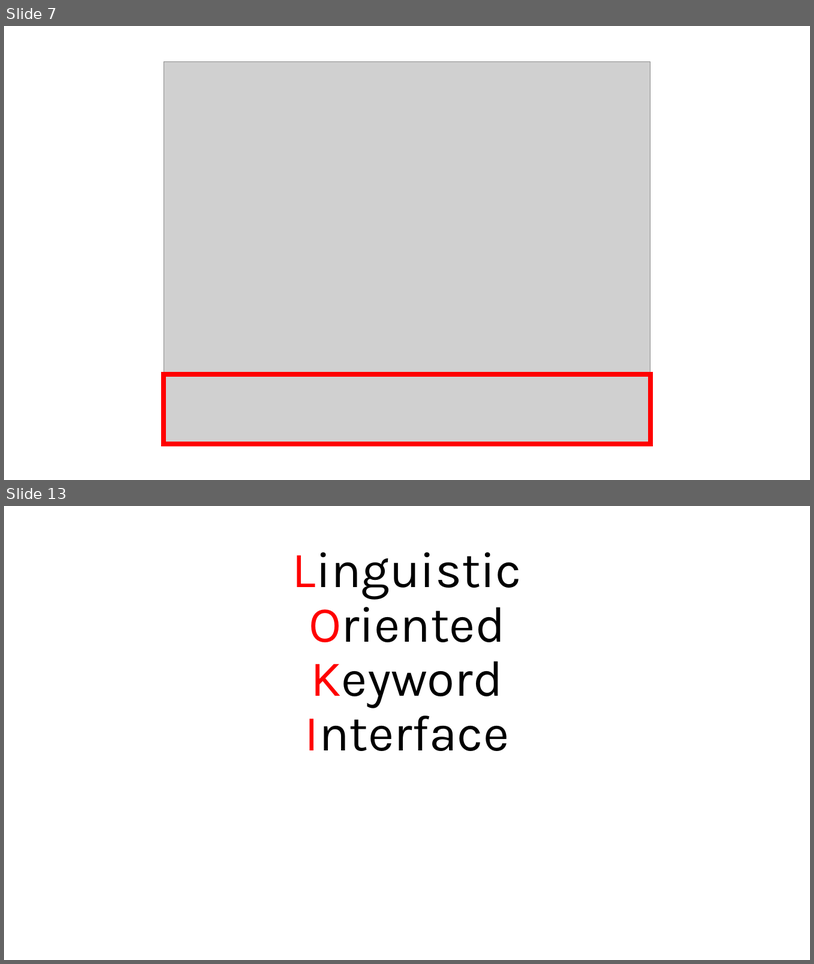
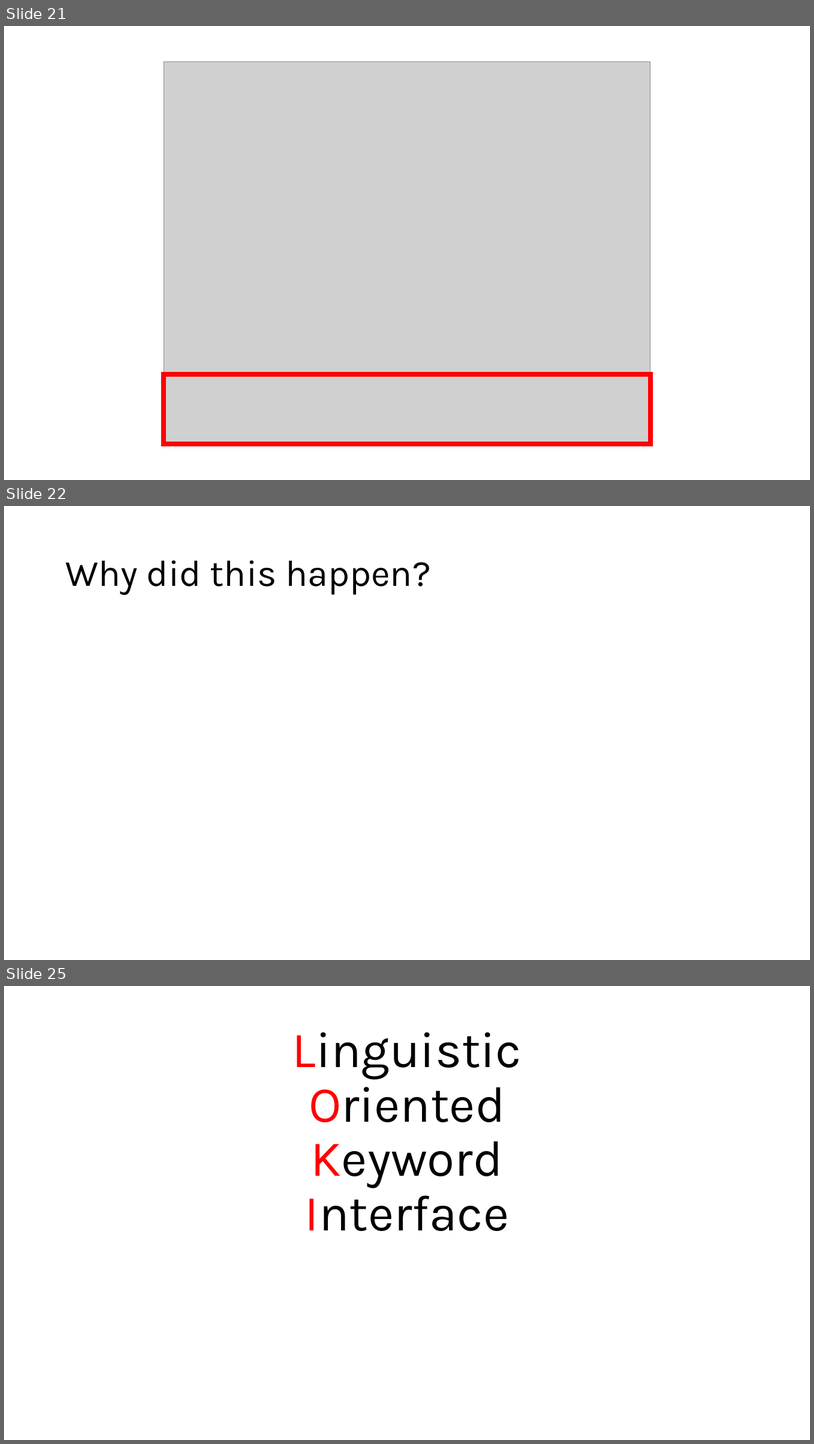
Before and after one commit to MENGHSUANCHUNG/24SS_NLP_workshop, a slide deck: Week07_Comparison/WEEK07.pptx. Shown one above the other, each under a label of ours: slides 7 and 13 before the commit, slides 21, 22 and 25 after it; the slides between them are not shown. The pictures are 814x964 and 814x1444 pixels, drawn with LibreOffice and Linux fonts; fonts in the diff are those of the drawing; grey boxes stand for pictures. Boxes give left, top, right and bottom in pixels: in the first picture for what was removed or moved away, otherwise in the second. Text is boxed around its words. In the diff, an @@ line names an element or a change of style, - is before the commit and + after.

```diff
--- a/Week07_Comparison/WEEK07.pptx
+++ b/Week07_Comparison/WEEK07.pptx
@@ slide 22 added at box(4, 506, 810, 960), background #FFFFFF @@
@@ title added at box(65, 560, 431, 595), 44 pt, text #000000 @@
+Why did this happen?
@@ what was slide 7 is now slide 21 @@
@@ what was slide 13 is now slide 25 @@
```
Also in this commit, not shown: 1 slide changed, 12 other slides added, 1 slide removed.
